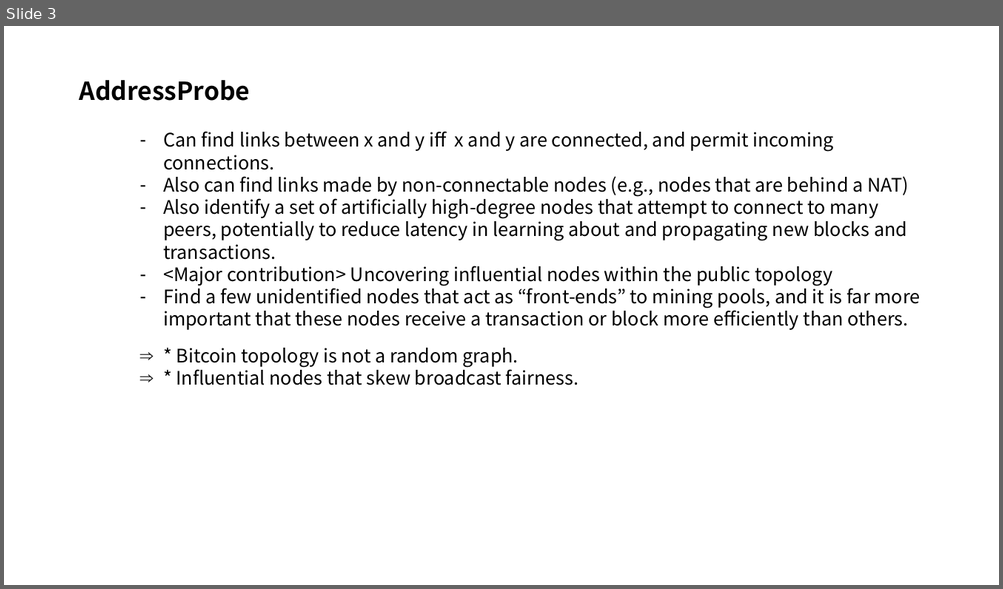
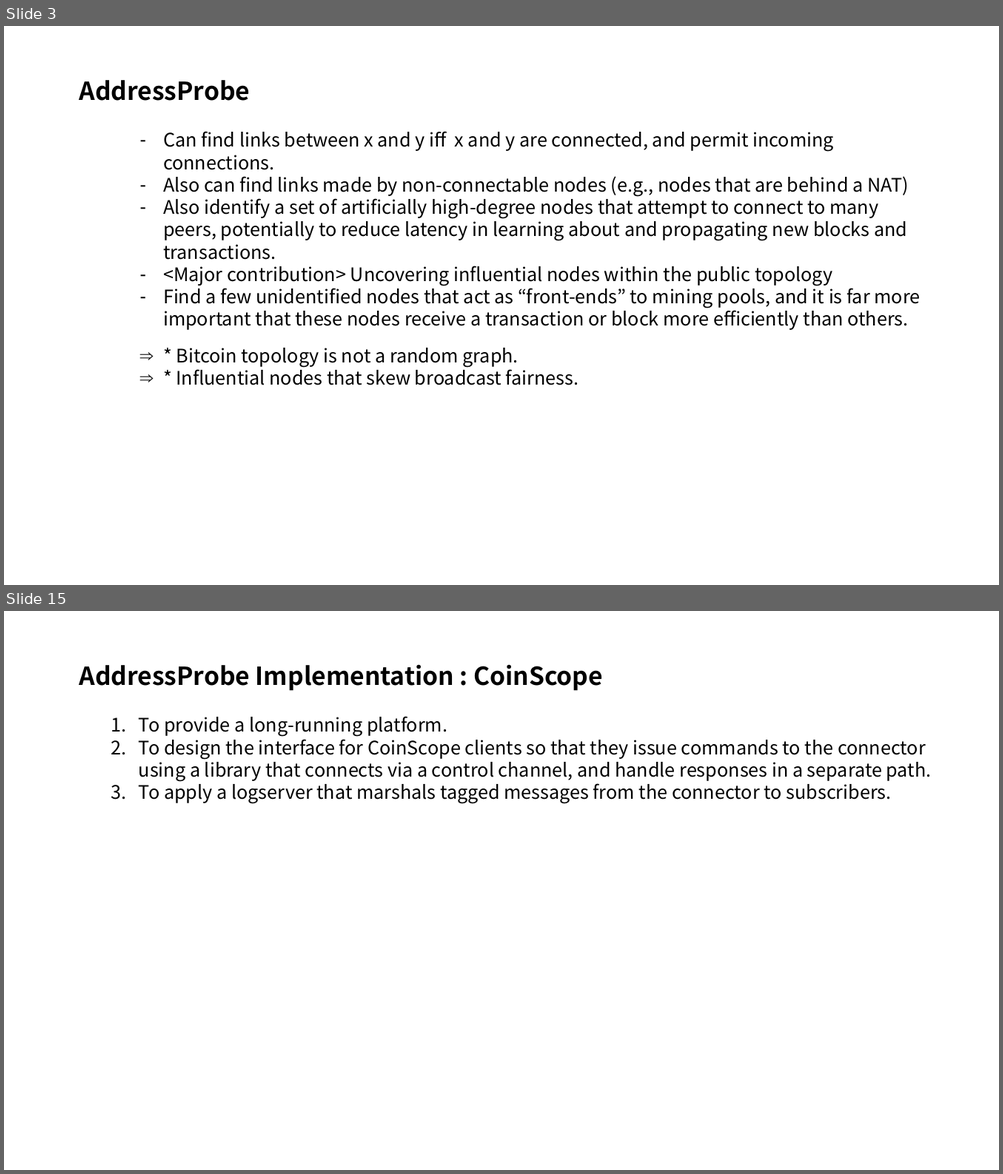
Before and after one commit to FelixSeol/paper, a slide deck: discovering/Discovering Bitcoin's Public topology.pptx. Shown one above the other, each under a label of ours: slide 3 before the commit, slides 3 and 15 after it; the slides between them are not shown. The pictures are 1003x589 and 1003x1174 pixels, drawn with LibreOffice and Linux fonts; fonts in the diff are those of the drawing. Boxes give left, top, right and bottom in pixels: in the first picture for what was removed or moved away, otherwise in the second. Text is boxed around its words. In the diff, an @@ line names an element or a change of style, - is before the commit and + after.

```diff
--- a/discovering/Discovering Bitcoin's Public topology.pptx
+++ b/discovering/Discovering Bitcoin's Public topology.pptx
@@ slide 15 added at bbox=[4, 611, 999, 1170], background #FFFFFF @@
@@ text added at bbox=[79, 664, 603, 691], 24 pt, text #000000, bold @@
+AddressProbe Implementation : CoinScope
@@ text added at bbox=[139, 716, 931, 803], 18 pt, text #000000 @@
+1. To provide a long-running platform.
+2. To design the interface for CoinScope clients so that they issue commands to the connector using a library that connects via a control channel, and handle responses in a separate path.
+3. To apply a logserver that marshals tagged messages from the connector to subscribers.
```
Also in this commit, not shown: 3 slides changed, 8 other slides added, 1 slide removed.
